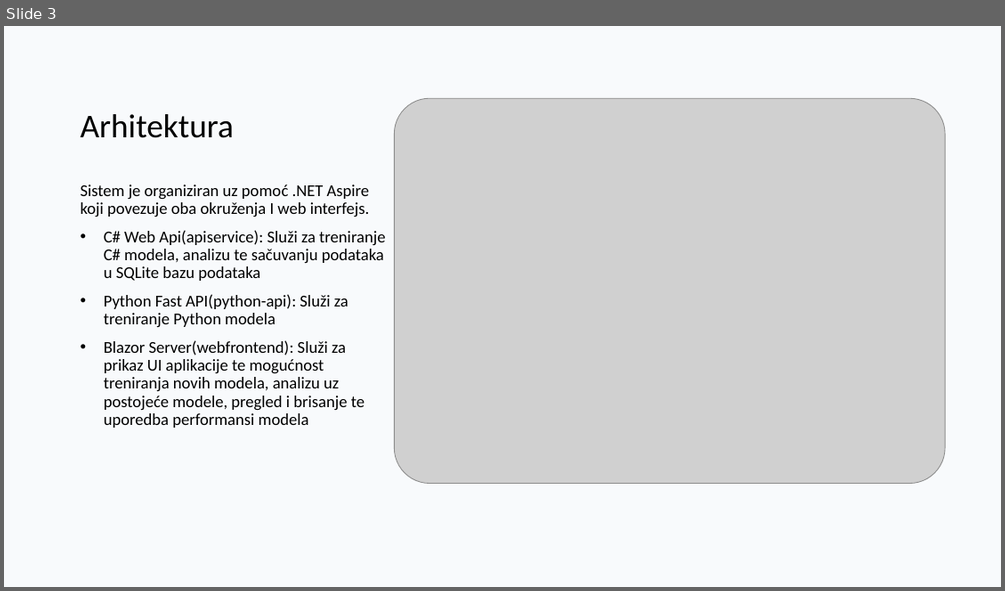
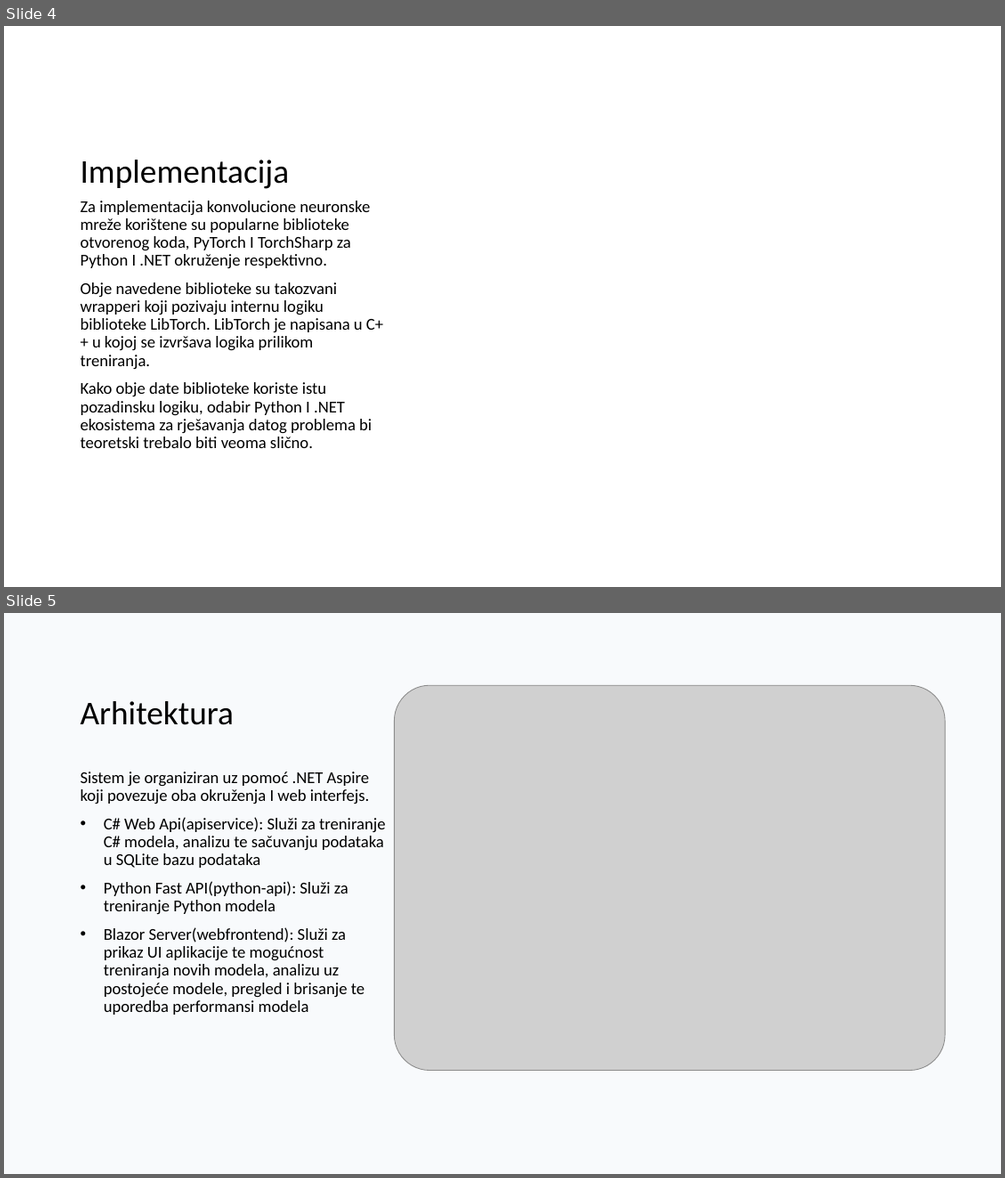
Before and after one commit to omarkurtovic/ml-dotnet-vs-python, a slide deck: Presentation/Komparativna analiza ML metodologija.pptx. Shown one above the other, each under a label of ours: slide 3 before the commit, slides 4 and 5 after it. The pictures are 1005x591 and 1005x1178 pixels, drawn with LibreOffice and Linux fonts; fonts in the diff are those of the drawing; grey boxes stand for pictures. Boxes give left, top, right and bottom in pixels: in the first picture for what was removed or moved away, otherwise in the second. Text is boxed around its words. In the diff, an @@ line names an element or a change of style, - is before the commit and + after.

```diff
--- a/Presentation/Komparativna analiza ML metodologija.pptx
+++ b/Presentation/Komparativna analiza ML metodologija.pptx
@@ slide 4 added at box(4, 26, 1001, 587), background #FFFFFF @@
@@ title added at box(81, 160, 290, 189), 32 pt, text #000000 @@
+Implementacija
@@ text added at box(81, 200, 383, 448), 16 pt, text #000000 @@
+Za implementacija konvolucione neuronske mreže korištene su popularne biblioteke otvorenog koda, PyTorch I TorchSharp za Python I .NET okruženje respektivno.
+Obje navedene biblioteke su takozvani wrapperi koji pozivaju internu logiku biblioteke LibTorch. LibTorch je napisana u C++ u kojoj se izvršava logika prilikom treniranja.
+Kako obje date biblioteke koriste istu pozadinsku logiku, odabir Python I .NET ekosistema za rješavanja datog problema bi teoretski trebalo biti veoma slično.
@@ what was slide 3 is now slide 5 @@
```
Also in this commit, not shown: 1 slide changed, 2 other slides added, 1 slide removed, 4 other files.
